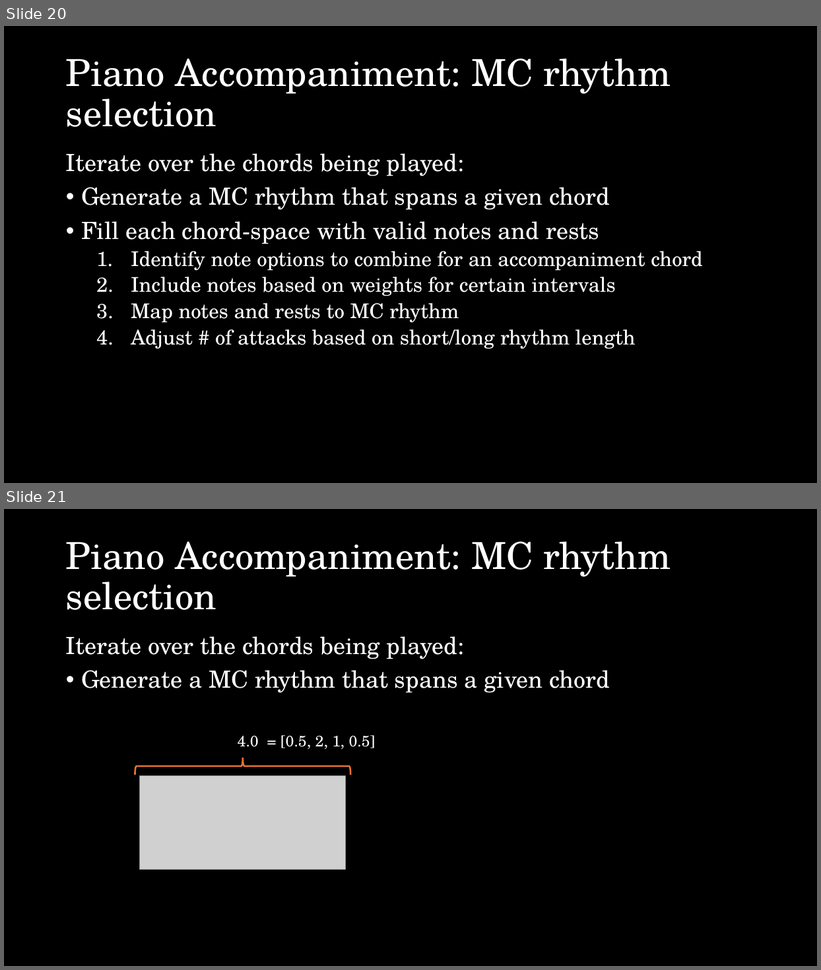
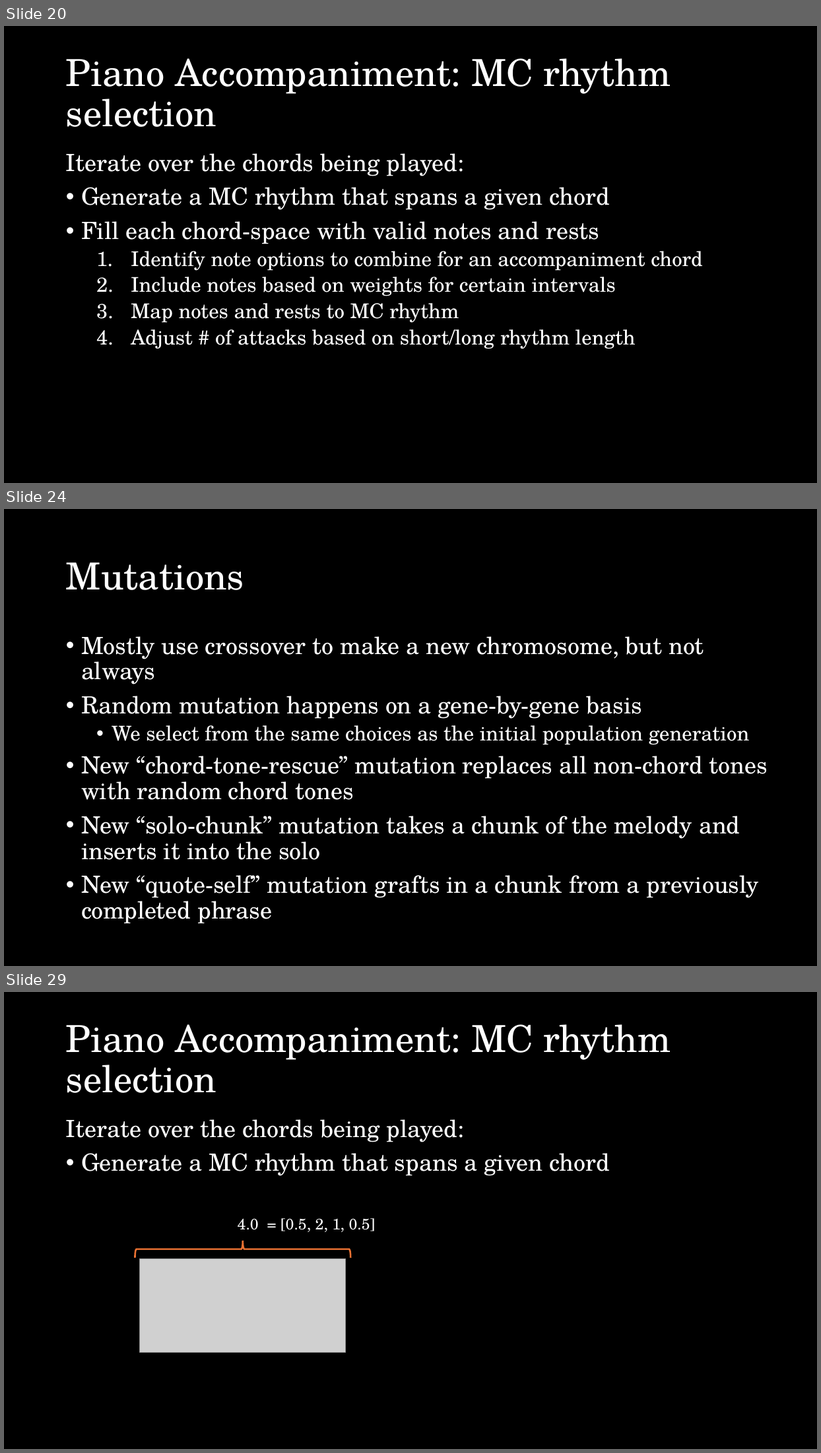
Before and after one commit to esharo02/150Final, a slide deck: CS150 final presentation.pptx. Shown one above the other, each under a label of ours: slides 20 and 21 before the commit, slides 20, 24 and 29 after it; the slides between them are not shown. The pictures are 821x970 and 821x1453 pixels, drawn with LibreOffice and Linux fonts; fonts in the diff are those of the drawing; grey boxes stand for pictures. Boxes give left, top, right and bottom in pixels: in the first picture for what was removed or moved away, otherwise in the second. Text is boxed around its words. In the diff, an @@ line names an element or a change of style, - is before the commit and + after.

```diff
--- a/CS150 final presentation.pptx
+++ b/CS150 final presentation.pptx
@@ slide 24 added at (4, 509, 817, 966), background #000000 @@
@@ title added at (66, 562, 244, 590), 44 pt, text #FFFFFF @@
+Mutations
@@ text added at (81, 636, 768, 924), 28 pt, text #FFFFFF @@
+• Mostly use crossover to make a new chromosome, but not always
+• Random mutation happens on a gene-by-gene basis
+  • We select from the same choices as the initial population generation
+• New “chord-tone-rescue” mutation replaces all non-chord tones with random chord tones
+• New “solo-chunk” mutation takes a chunk of the melody and inserts it into the solo
+• New “quote-self” mutation grafts in a chunk from a previously completed phrase
@@ what was slide 21 is now slide 29 @@
```
Also in this commit, not shown: 4 slides changed, 12 other slides added.
